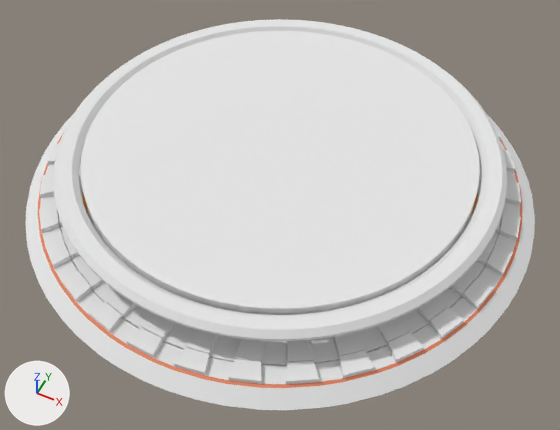
What one commit did to the Blender file stargate01.blend.
Rendered twice from a camera (50 mm lens) standing at (2.18, -4.37, 5.02) and looking at (0.14, -0.29, -0.08). Lighting does not change. The marker at lower left points along +X, +Y and +Z.

Objects in the first picture: 'StargateGate', 'StargateRing', 'StargateRing.001'.
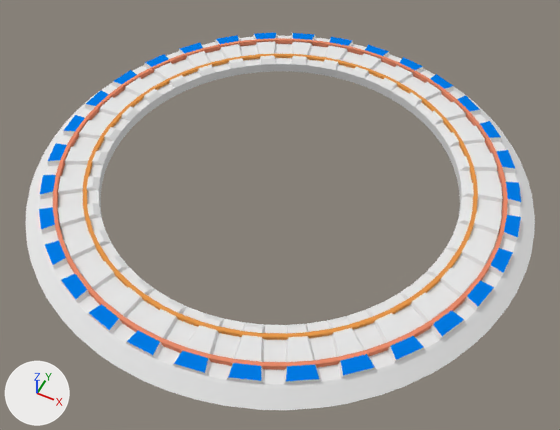
Commit message: redesign ring

The change, as a list of edits to the scene's bpy script:
```text
Add mat_01_uplight:
    mat_01_uplight = diffuse_material('01-UpLight')
    mat_01_uplight.base_color = (0.0011, 0.201, 0.8)  # blue #047ce7
Change me_stargatering:
    used by ob_stargatering; location = (0.0, 0.0, 0.0)
    remove me_stargatering.from_pydata(...)  # 896 vertices, 896 faces; spans x -1.94..1.94, y -1.94..1.94, z 0.0..0.14
    add me_stargatering.from_pydata(...)  # 640 vertices, 640 faces; spans x -1.94..1.94, y -1.94..1.94, z 0.0..0.13
    me_stargatering part 1: 320 vertices moved from x -1.94..1.94, y -1.94..1.94, z 0.1..0.14 to x -1.94..1.94, y -1.94..1.94, z 0.1..0.13; 256 vertices removed from x -1.73..1.73, y -1.73..1.73, z 0.12
Change me_staregategate:
    used by ob_stargategate; location = (0.0, 0.0, 0.0)
    remove me_staregategate.from_pydata(...)  # 448 vertices, 448 faces; spans x -2.24..2.24, y -2.24..2.24, z -0.03..0.14
    remove me_staregategate.materials.append(mat_03_uplight)  # white #e7e7e7
    add me_staregategate.from_pydata(...)  # 576 vertices, 576 faces; spans x -2.24..2.24, y -2.24..2.24, z -0.03..0.14
    me_staregategate part 2: 128 vertices moved within x -2.09..2.09, y -2.09..2.09, z 0.09; 128 vertices added at x -1.98..1.98, y -1.98..1.98, z 0.09..0.14
    me_staregategate part 3: 32 faces spanning x -1.95..1.95, y -1.95..1.95, z 0.09..0.14 switch from mat_01_base (white #e7e7e7) to mat_04_orange (orange #e78b6a)
    me_staregategate part 4: 32 faces spanning x -2.12..2.12, y -2.12..2.12, z 0.08..0.09 switch from mat_04_orange (orange #e78b6a) to mat_01_base (white #e7e7e7)
    me_staregategate part 5: 32 faces spanning x -2.12..2.12, y -2.12..2.12, z 0.08..0.09 switch from mat_04_orange (orange #e78b6a) to mat_02_face (white #e7e7e7)
    add me_staregategate.materials.append(mat_01_uplight)  # blue #047ce7
Change ob_stargatering_001:
    add ob_stargatering_001.hide_set(True)  # its collection is switched off
```

Changed parts and their boxes (x1, y1, x2, y2) in the pictures (560 x 430 px; the box of a moved part takes in the faces that stretch with it):
'StargateRing.001', hidden
    before: (53, 19, 507, 341)
'StargateRing', reshaped
    before: (58, 153, 502, 366)
    after: (58, 41, 503, 362)
'StargateGate', reshaped
    before: (25, 115, 535, 410)
    after: (25, 33, 535, 410)
part 2 of me_staregategate, moved or reshaped
    before: (40, 131, 521, 384)
    after: (39, 33, 521, 384)
part 3 of me_staregategate, recoloured
    before: (57, 210, 503, 232)
    after: (57, 40, 504, 232)
part 4 of me_staregategate, recoloured (orange to white)
    both: (38, 134, 522, 388)
part 5 of me_staregategate, recoloured (orange to white)
    both: (38, 136, 523, 388)
